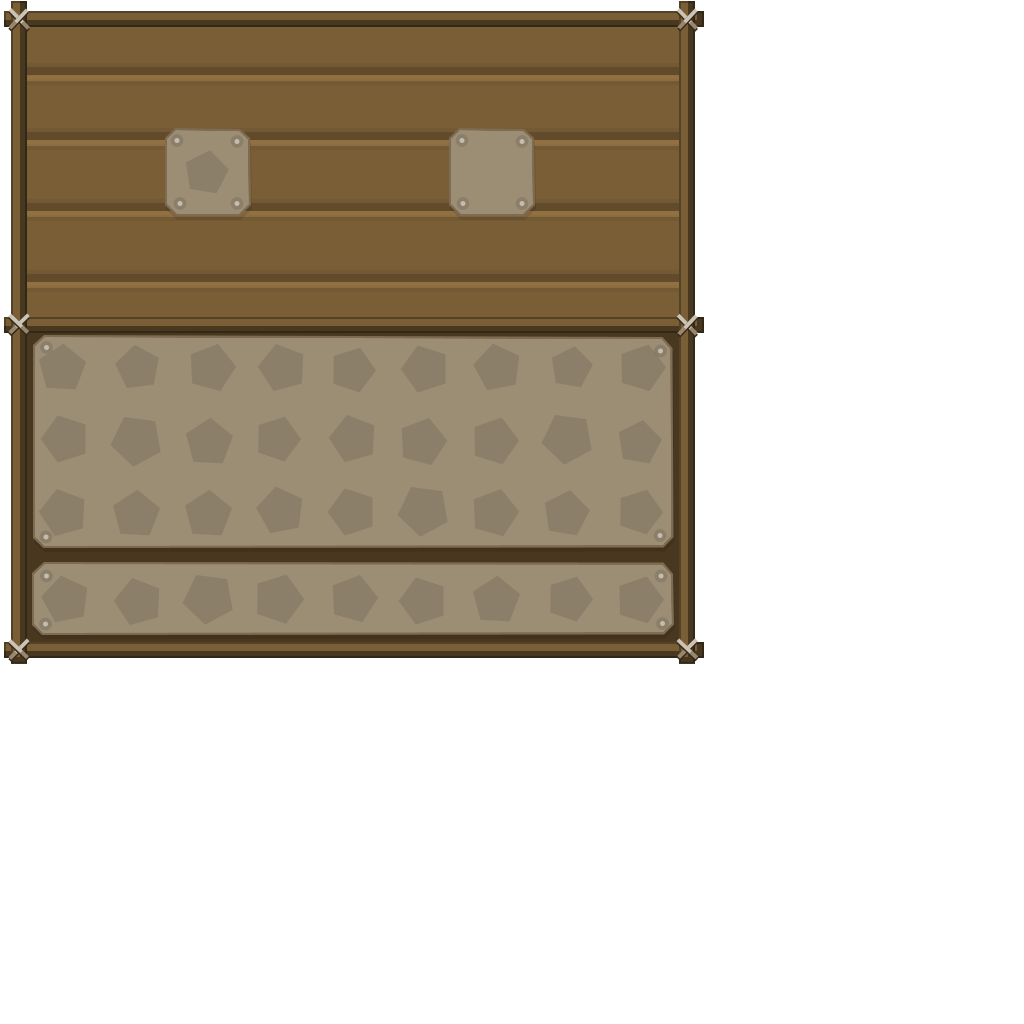
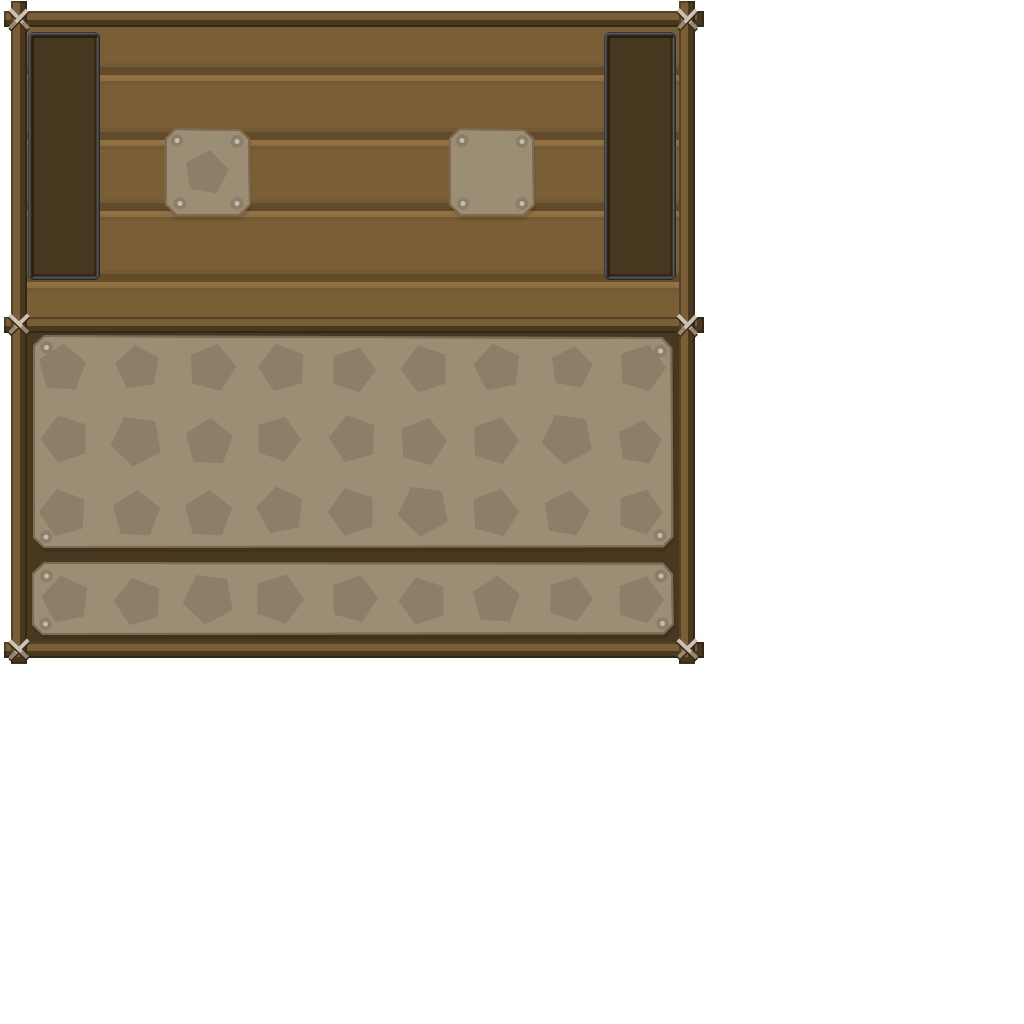
Before/after of a 1024×1024 layered artwork. What changed in the layer stack:
added group "fluid large copy" with 2 layers above "fluid large" over [28, 32, 100, 280]
added layer "Shape 1" (1st of 2, in "fluid large copy") in group "fluid large copy" over [28, 32, 100, 280]
added layer "Rectangle 1" (1st of 2, in "fluid large copy") in group "fluid large copy" over [32, 36, 96, 276]
added group "fluid large" with 2 layers above "gui" over [604, 32, 676, 280]
added layer "Shape 1" (2nd of 2, in "fluid large") in group "fluid large" over [604, 32, 676, 280]
added layer "Rectangle 1" (2nd of 2, in "fluid large") in group "fluid large" over [608, 36, 672, 276]
